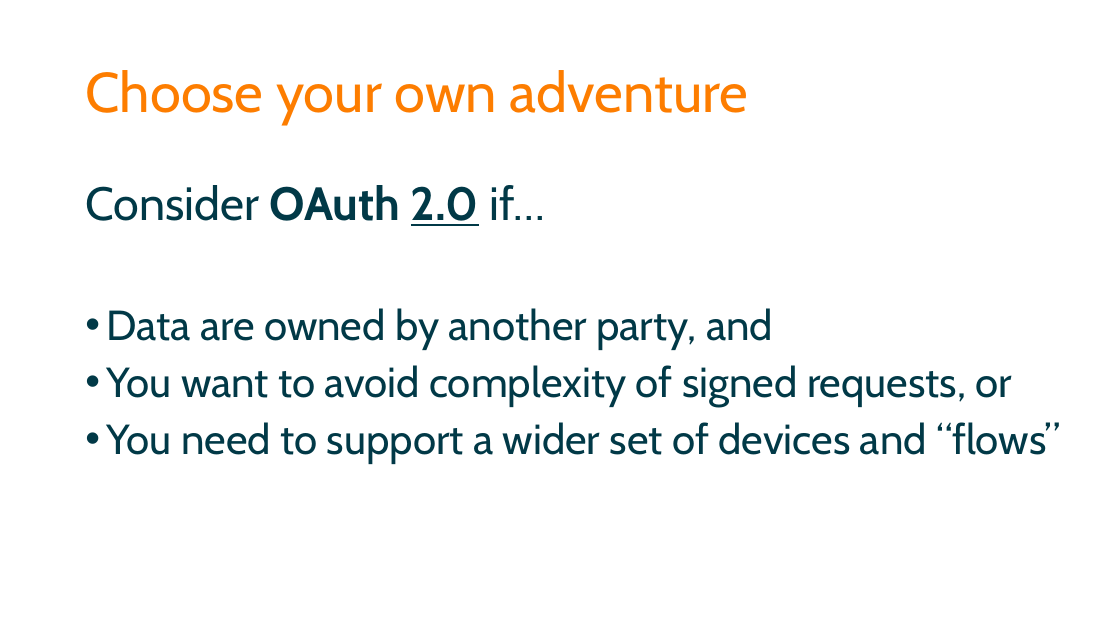
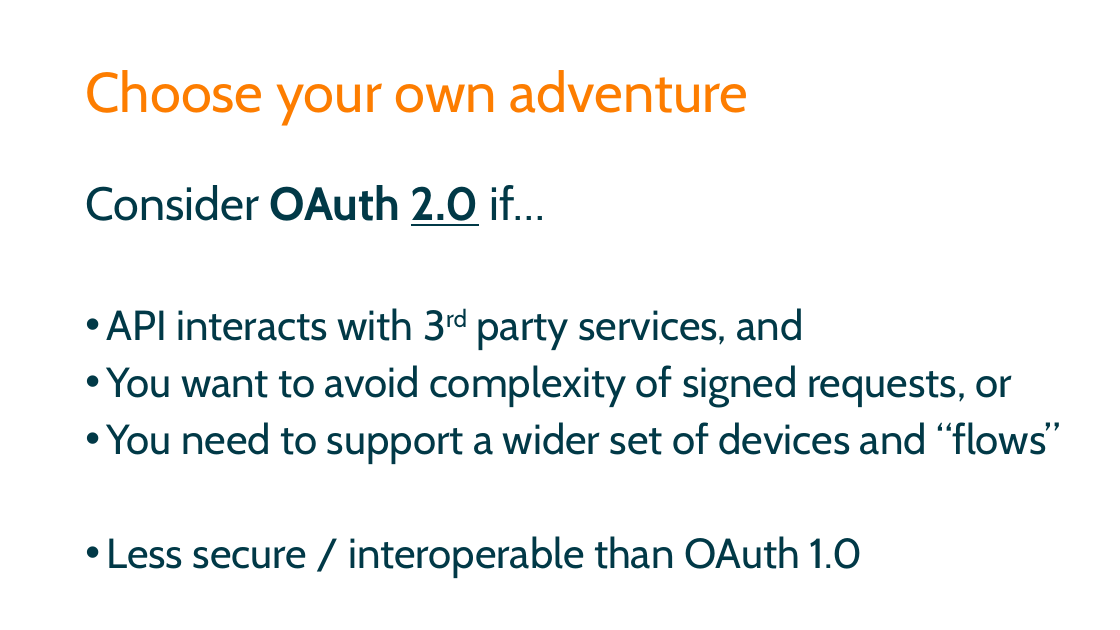
Before and after one commit to spetryjohnson/Securing-Your-API-Endpoints---StirTrek-2016, a slide deck: slide 71 of Securing Your API Endpoints - CodeMash 2016.pptx. Drawn at 1120x630 pixels with LibreOffice and Linux fonts; fonts in the diff are those of the drawing. Boxes give left, top, right and bottom in pixels: in the first picture for what was removed or moved away, otherwise in the second. Text is boxed around its words. In the diff, an @@ line names an element or a change of style, - is before the commit and + after.

Commit message:
More polish
Removed references to UI for basic auth, since it would be a moot issue
for API use. Cleaned up final section and tweaked the image for 2-party
auth.

```diff
--- a/Securing Your API Endpoints - CodeMash 2016.pptx
+++ b/Securing Your API Endpoints - CodeMash 2016.pptx
@@ text at (106,308,803,350): text changed @@
-• Data are owned by another party, and
+• API interacts with 3rd party services, and
@@ text at (106,536,863,578): paragraph added @@
+• Less secure / interoperable than OAuth 1.0
```
Also in this commit, not shown: 8 other slides changed, 2 other files.
